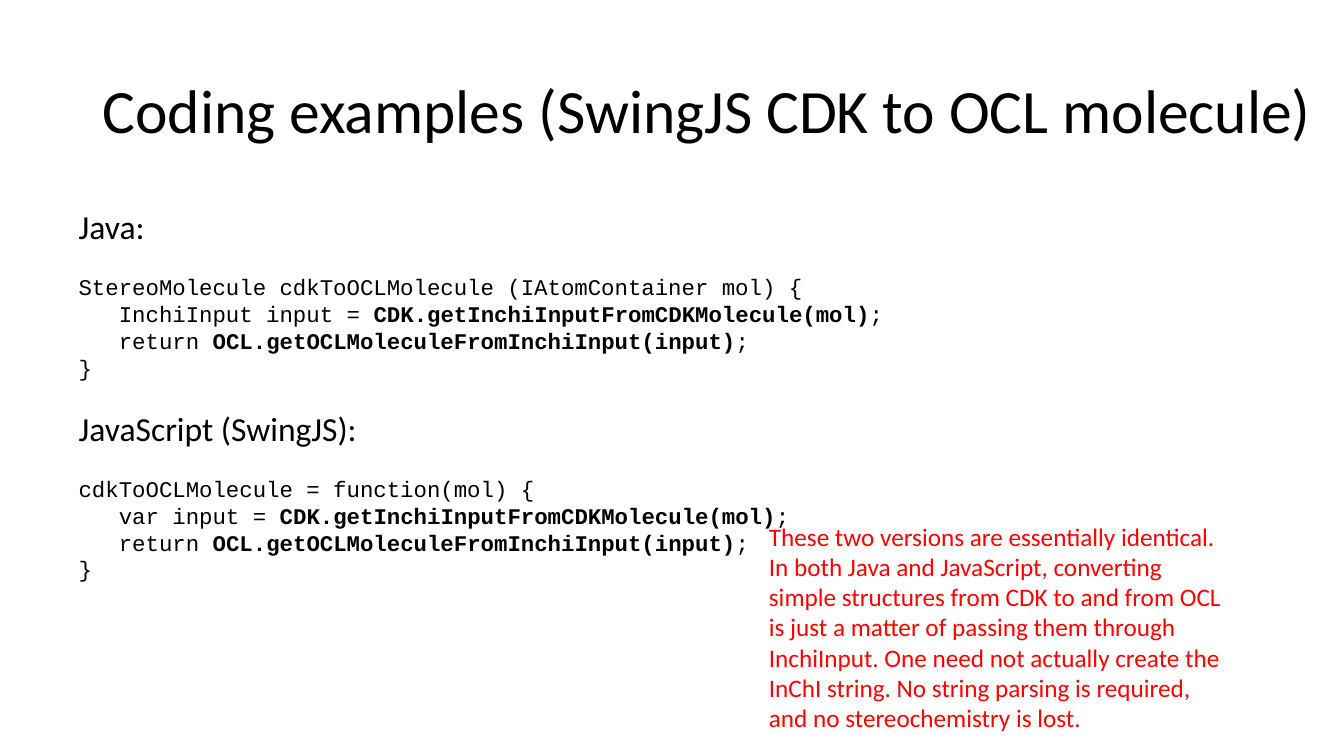
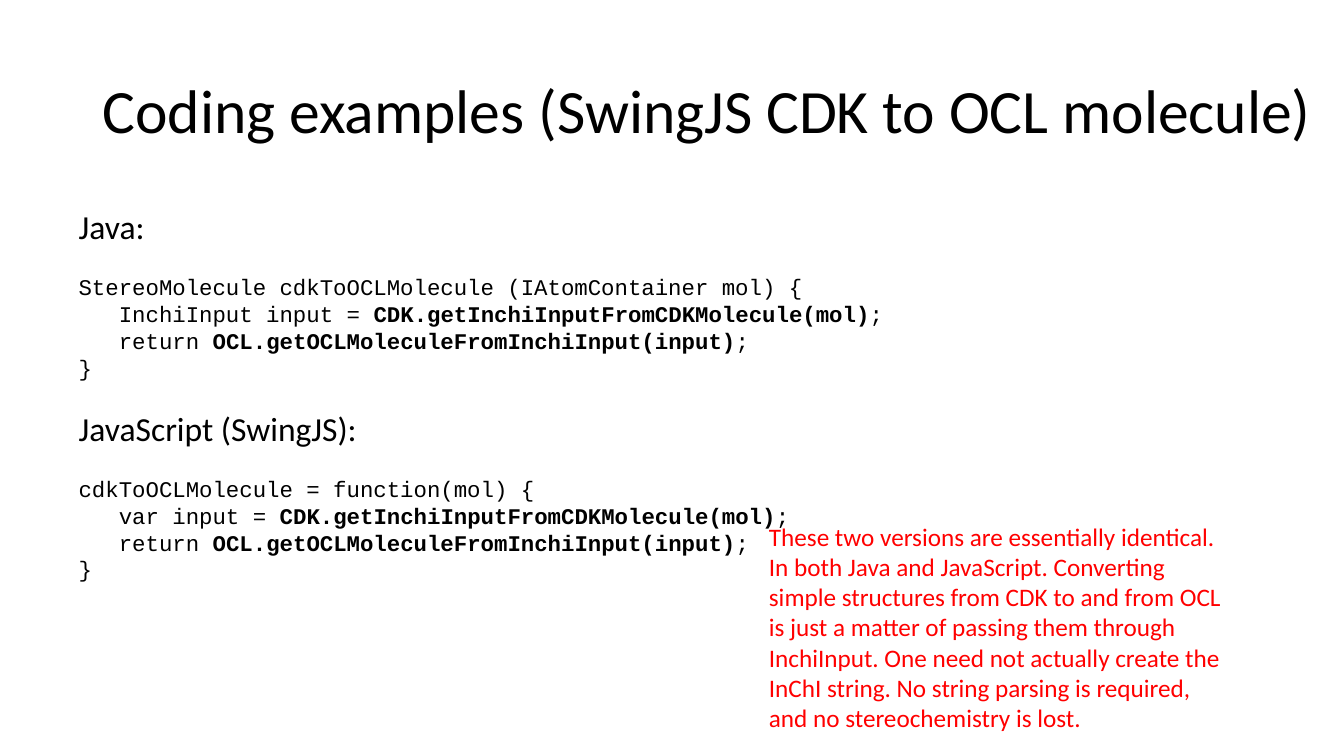
Before and after one commit to BobHanson/InChI-SwingJS, a slide deck: slide 20 of pdf/Java_JavaScript_Proposal.pptx (slide 15 before the commit). Drawn at 1344x756 pixels with LibreOffice and Linux fonts; fonts in the diff are those of the drawing. Boxes give left, top, right and bottom in pixels: in the first picture for what was removed or moved away, otherwise in the second. Text is boxed around its words. In the diff, an @@ line names an element or a change of style, - is before the commit and + after.

```diff
--- a/pdf/Java_JavaScript_Proposal.pptx
+++ b/pdf/Java_JavaScript_Proposal.pptx
@@ text at (x1=769, y1=525, x2=1221, y2=731): text changed @@
-These two versions are essentially identical. In both Java and JavaScript, converting simple structures from CDK to and from OCL is just a matter of passing them through InchiInput. One need not actually create the InChI string. No string parsing is required, and no stereochemistry is lost.
+These two versions are essentially identical. In both Java and JavaScript. Converting simple structures from CDK to and from OCL is just a matter of passing them through InchiInput. One need not actually create the InChI string. No string parsing is required, and no stereochemistry is lost.
```
Also in this commit, not shown: 6 other slides changed, 8 slides added, 3 slides removed, 1 other file.
